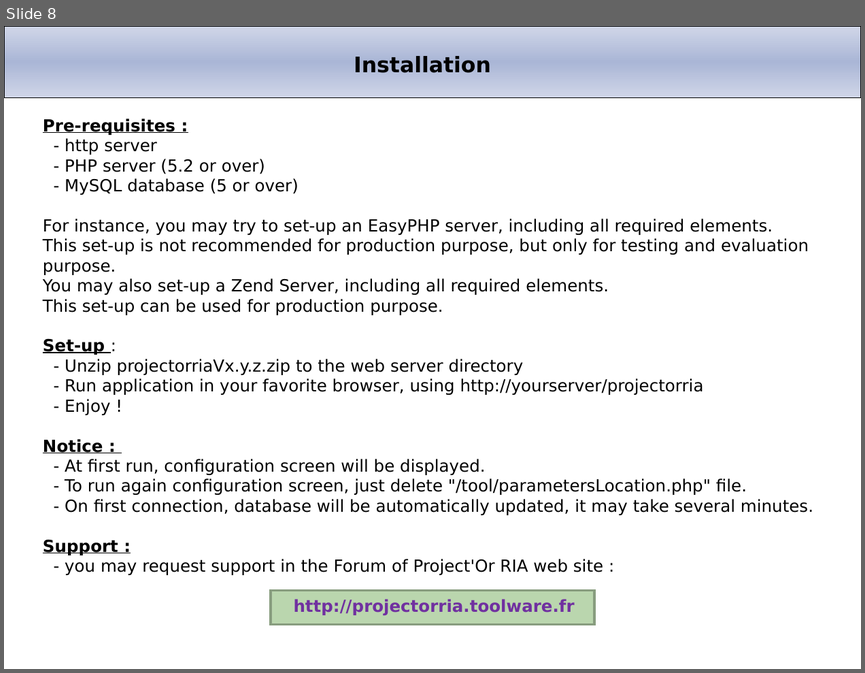
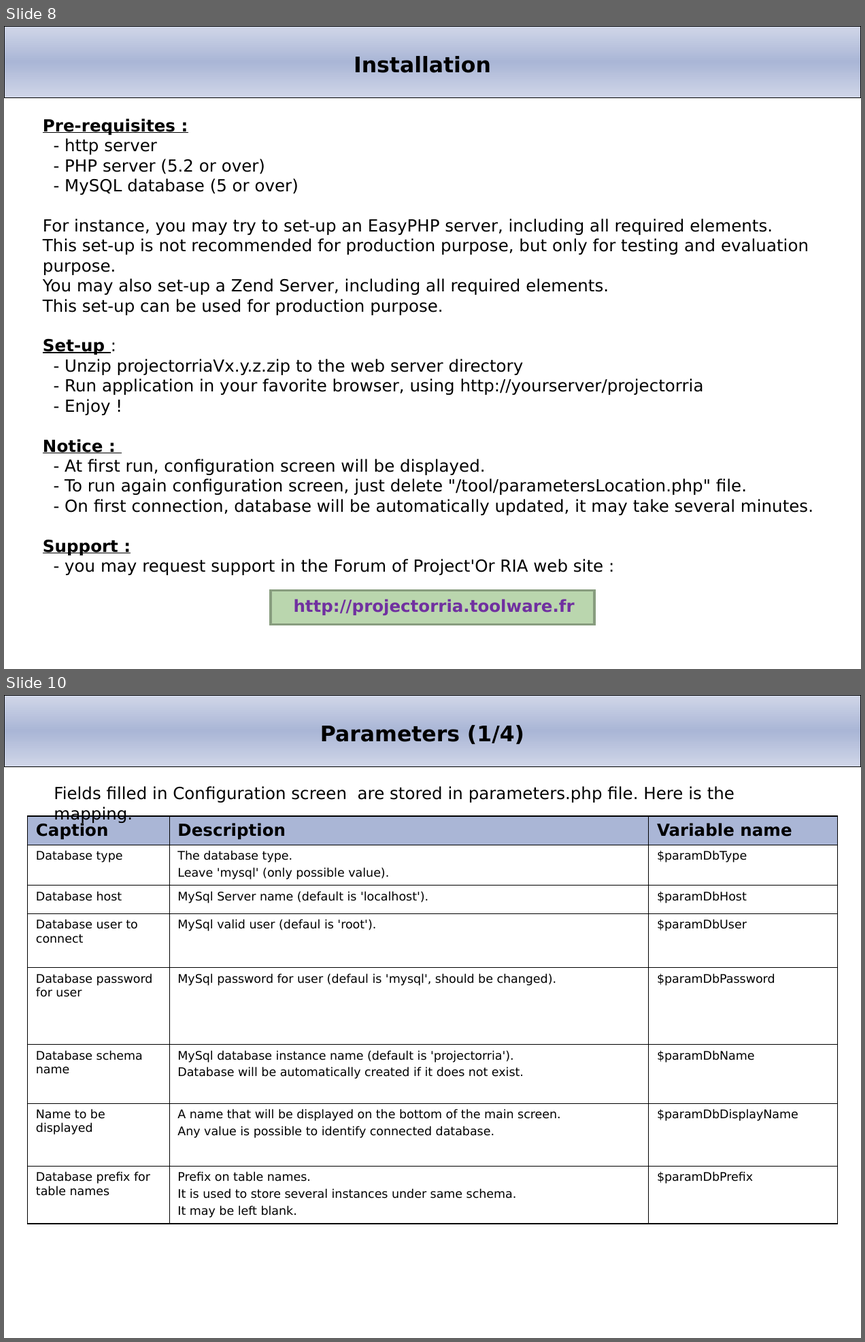
Before and after one commit to projeqtor/main, a slide deck: branches/V1.4/projector/manual/Project'Or RIA.ppt. Shown one above the other, each under a label of ours: slide 8 before the commit, slides 8 and 10 after it; the slides between them are not shown. The pictures are 865x673 and 865x1342 pixels, drawn with LibreOffice and Linux fonts; fonts in the diff are those of the drawing; background and template pictures are left out. Boxes give left, top, right and bottom in pixels: in the first picture for what was removed or moved away, otherwise in the second. Text is boxed around its words. In the diff, an @@ line names an element or a change of style, - is before the commit and + after.

```diff
--- a/branches/V1.4/projector/manual/Project'Or RIA.ppt
+++ b/branches/V1.4/projector/manual/Project'Or RIA.ppt
@@ slide 10 added at <box>4,695,861,1338</box>, background #FFFFFF; not listed: 1 template element that a slide beside it also shows @@
@@ title added at <box>320,725,524,744</box>, 18 pt, text #000000, bold @@
+Parameters (1/4)
@@ text added at <box>54,786,734,802</box>, 14 pt, text #000000 @@
+Fields filled in Configuration screen are stored in parameters.php file. Here is the mapping.
@@ table added at <box>27,816,836,1223</box>, 8 rows, 3 columns @@
+Caption | Description | Variable name
+Database type | The database type. / Leave 'mysql' (only possible value). | $paramDbType
+Database host | MySql Server name (default is 'localhost'). | $paramDbHost
+Database user to connect | MySql valid user (defaul is 'root'). | $paramDbUser
+Database password for user | MySql password for user (defaul is 'mysql', should be changed). | $paramDbPassword
+Database schema name | MySql database instance name (default is 'projectorria'). / Database will be automatically created if it does not exist. | $paramDbName
+Name to be displayed | A name that will be displayed on the bottom of the main screen. / Any value is possible to identify connected database. | $paramDbDisplayName
+Database prefix for table names | Prefix on table names. / It is used to store several instances under same schema. / It may be left blank. | $paramDbPrefix
```
Also in this commit, not shown: 2 slides changed, 7 other slides added, 1 slide removed, 1 other file.
